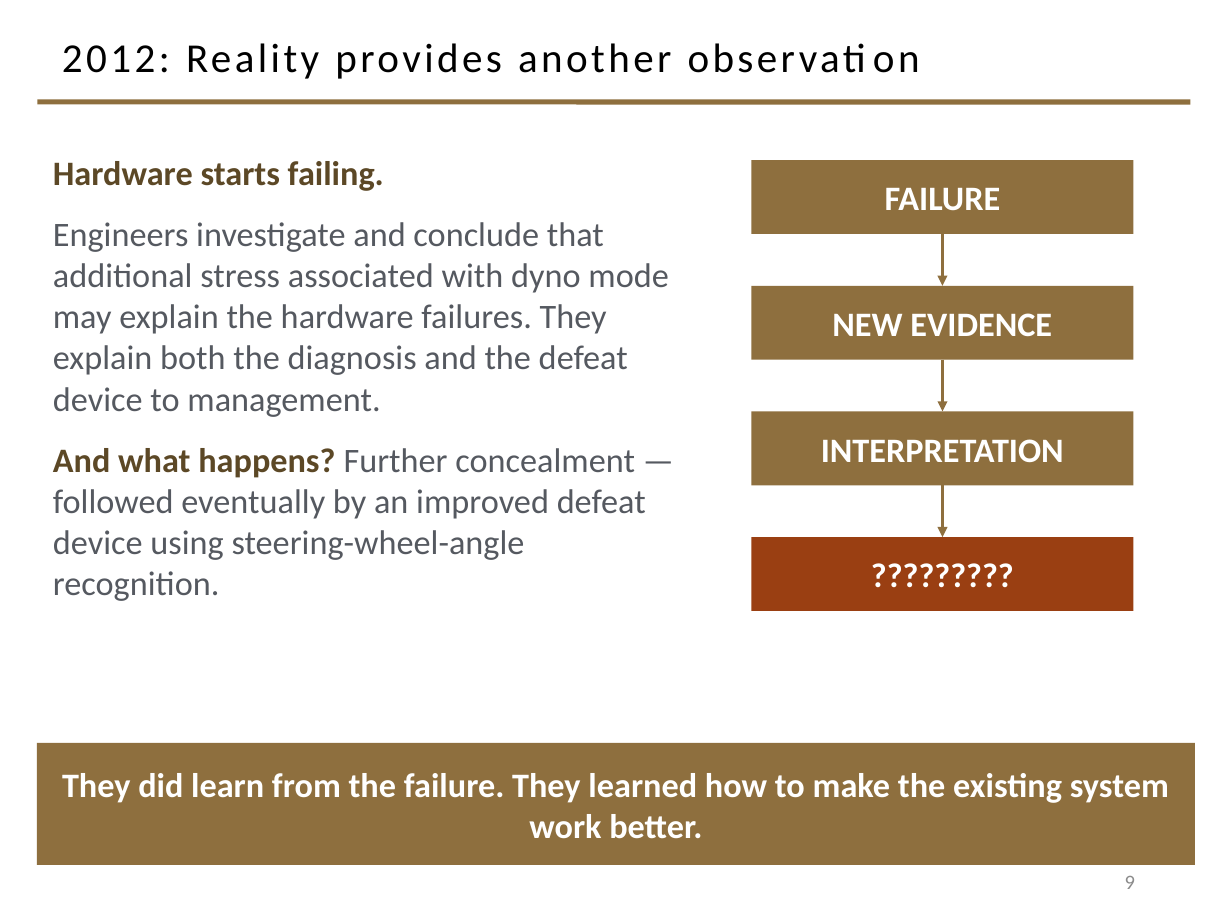
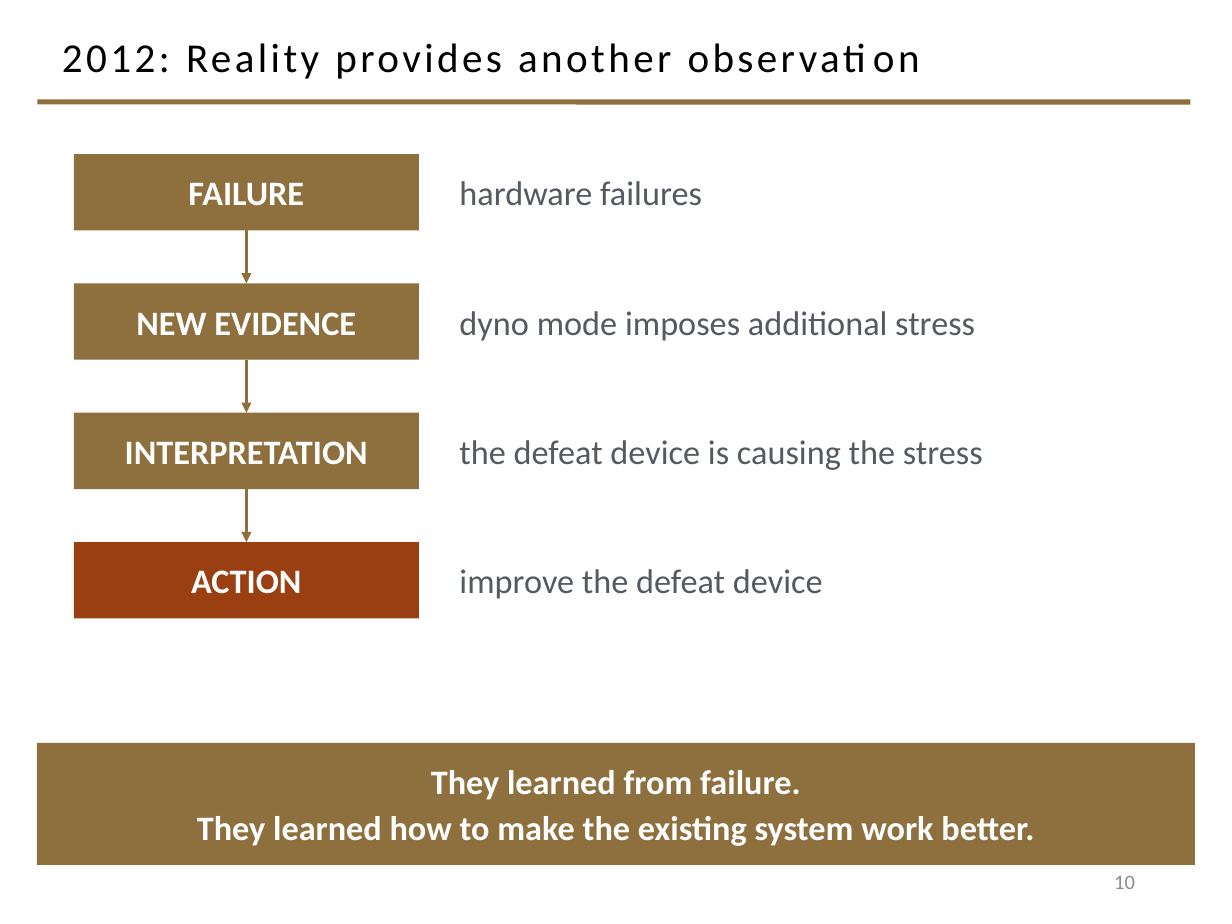
Before and after one commit to davisjam/model-based-agentic-software-engineering, a slide deck: slide 10 of course/lectures/act-2-delegation-and-control/04-failure-aware-engineering/2-4-Failure-Aware-Engineering.pptx (slide 9 before the commit). Drawn at 1232x924 pixels with LibreOffice and Linux fonts; fonts in the diff are those of the drawing; background and template pictures are left out. Boxes give left, top, right and bottom in pixels: in the first picture for what was removed or moved away, otherwise in the second. Text is boxed around its words. In the diff, an @@ line names an element or a change of style, - is before the commit and + after.

Commit message:
deck 2-4 opening: name VW early, add capability-before-misuse slide, sharpen defeat-device move
Slides 2-11: VW named on slide 2 with the ambition above the regulation; slide 3
becomes the objectives triangle; NEW slide 4 presents test recognition as a
capability (un-attributed, per sourcing caution); slide 5 outlines the branch as
DEFEAT DEVICE; 2007 reconsideration gets its chain; 2012 chain cleaned (ACTION
replaces ?????); 2014-15 simplified to a discovery chain. Deck 38 -> 39 slides;
slidenum caches refreshed.

```diff
--- a/course/lectures/act-2-delegation-and-control/04-failure-aware-engineering/2-4-Failure-Aware-Engineering.pptx
+++ b/course/lectures/act-2-delegation-and-control/04-failure-aware-engineering/2-4-Failure-Aware-Engineering.pptx
@@ text removed at (x1=53, y1=161, x2=668, y2=601) @@
-Hardware starts failing.
-Engineers investigate and conclude that additional stress associated with dyno mode may explain the hardware failures. They explain both the diagnosis and the defeat device to management.
-And what happens? Further concealment — followed eventually by an improved defeat device using steering-wheel-angle recognition.
@@ rectangle "FAILURE" resized from (x1=752, y1=160, x2=1133, y2=234) to (x1=74, y1=154, x2=419, y2=230) @@
@@ text added at (x1=459, y1=181, x2=702, y2=205), 20 pt, text #555960 @@
+hardware failures
@@ arrow moved from (942, 485) - (942, 537) to (246, 230) - (246, 283) @@
@@ rectangle "NEW EVIDENCE" resized from (x1=752, y1=286, x2=1133, y2=360) to (x1=74, y1=283, x2=419, y2=360) @@
@@ text added at (x1=459, y1=311, x2=975, y2=341), 20 pt, text #555960 @@
+dyno mode imposes additional stress
@@ arrow moved from (942, 234) - (942, 286) to (246, 360) - (246, 413) @@
@@ rectangle "INTERPRETATION" resized from (x1=752, y1=411, x2=1133, y2=485) to (x1=74, y1=413, x2=419, y2=489) @@
@@ text added at (x1=459, y1=440, x2=983, y2=470), 20 pt, text #555960 @@
+the defeat device is causing the stress
@@ arrow moved from (942, 360) - (942, 411) to (246, 489) - (246, 542) @@
@@ rectangle removed at (x1=752, y1=537, x2=1133, y2=611) @@
-?????????
@@ rectangle added at (x1=74, y1=542, x2=419, y2=618), fill #9A3F12, 20 pt, text #FFFFFF, bold @@
+ACTION
@@ text added at (x1=459, y1=569, x2=823, y2=599), 20 pt, text #555960 @@
+improve the defeat device
@@ text in rectangle at (x1=197, y1=770, x2=1034, y2=846): text changed @@
-They did learn from the failure. They learned how to make the existing system work better.
+They learned from failure.
+They learned how to make the existing system work better.
@@ page number at (x1=1114, y1=876, x2=1135, y2=889): text changed @@
-9
+10
```
Also in this commit, not shown: 8 other slides changed, 1 slide added.
